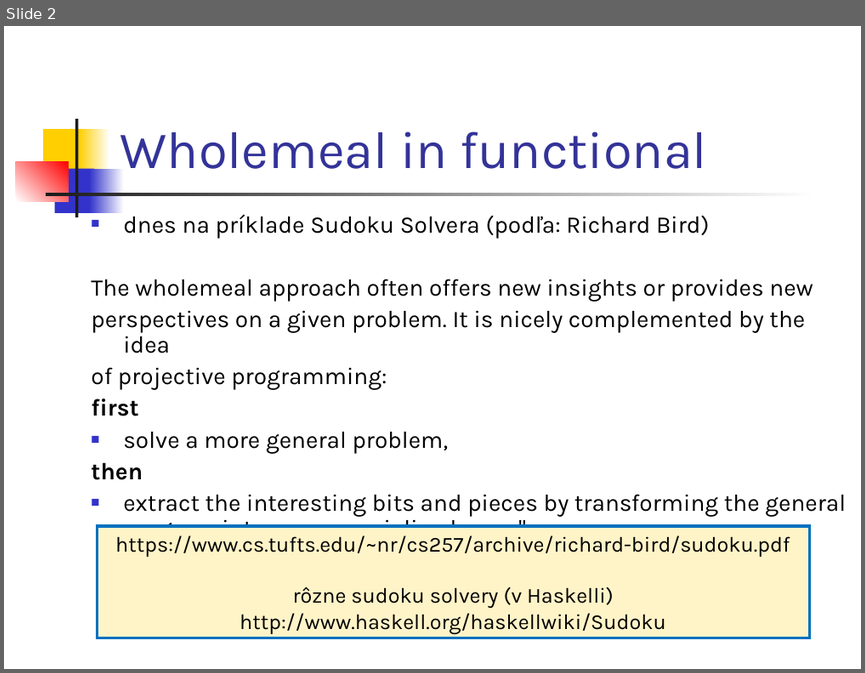
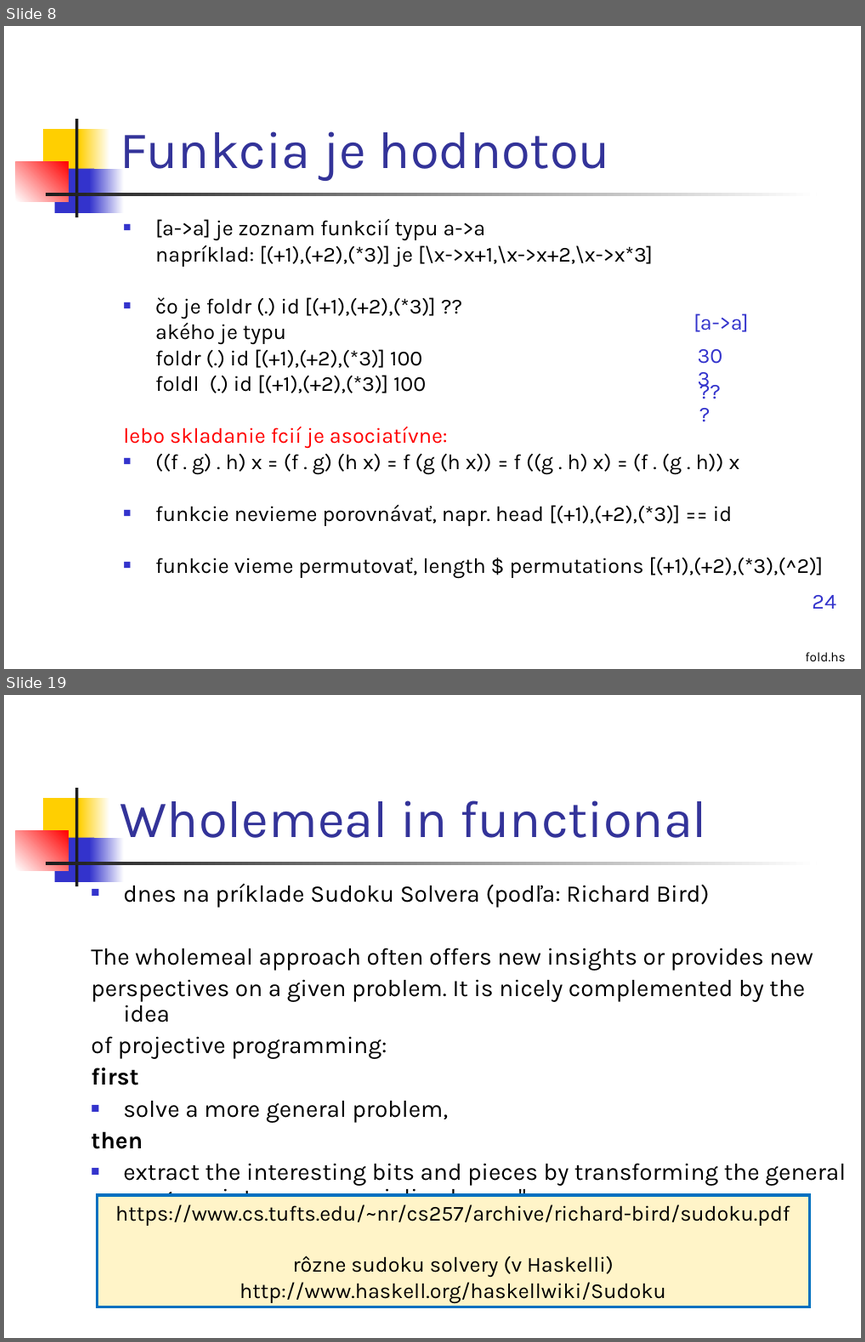
Before and after one commit to Funkcionalne/Prednasky, a slide deck: 04/04_fpro.ppt. Shown one above the other, each under a label of ours: slide 2 before the commit, slides 8 and 19 after it; the slides between them are not shown. The pictures are 865x673 and 865x1342 pixels, drawn with LibreOffice and Linux fonts; fonts in the diff are those of the drawing. Boxes give left, top, right and bottom in pixels: in the first picture for what was removed or moved away, otherwise in the second. Text is boxed around its words. In the diff, an @@ line names an element or a change of style, - is before the commit and + after.

```diff
--- a/04/04_fpro.ppt
+++ b/04/04_fpro.ppt
@@ slide 8 added at (x1=4, y1=26, x2=861, y2=669), background #FFFFFF; not listed: 7 template elements that a slide beside it also shows @@
@@ title added at (x1=120, y1=131, x2=610, y2=181), 44 pt, text #333399 @@
+Funkcia je hodnotou
@@ text added at (x1=123, y1=219, x2=823, y2=578), 18 pt, text #000000 @@
+■ [a->a] je zoznam funkcií typu a->a
+napríklad: [(+1),(+2),(*3)] je [\x->x+1,\x->x+2,\x->x*3]
+■ čo je foldr (.) id [(+1),(+2),(*3)] ??
+akého je typu
+foldr (.) id [(+1),(+2),(*3)] 100
+foldl (.) id [(+1),(+2),(*3)] 100
+lebo skladanie fcií je asociatívne:
+■ ((f . g) . h) x = (f . g) (h x) = f (g (h x)) = f ((g . h) x) = (f . (g . h)) x
+■ funkcie nevieme porovnávať, napr. head [(+1),(+2),(*3)] == id
+■ funkcie vieme permutovať, length $ permutations [(+1),(+2),(*3),(^2)]
@@ text added at (x1=693, y1=313, x2=749, y2=332), 18 pt, text #3333CC @@
+[a->a]
@@ text added at (x1=688, y1=340, x2=743, y2=372), 18 pt, text #3333CC @@
+303
@@ text added at (x1=691, y1=375, x2=736, y2=408), 18 pt, text #3333CC @@
+???
@@ text added at (x1=812, y1=595, x2=836, y2=608), 18 pt, text #3333CC @@
+24
@@ text added at (x1=805, y1=652, x2=845, y2=661), 11 pt, text #000000 @@
+fold.hs
@@ what was slide 2 is now slide 19 @@
```
Also in this commit, not shown: 1 slide changed, 16 other slides added, 9 other files.
